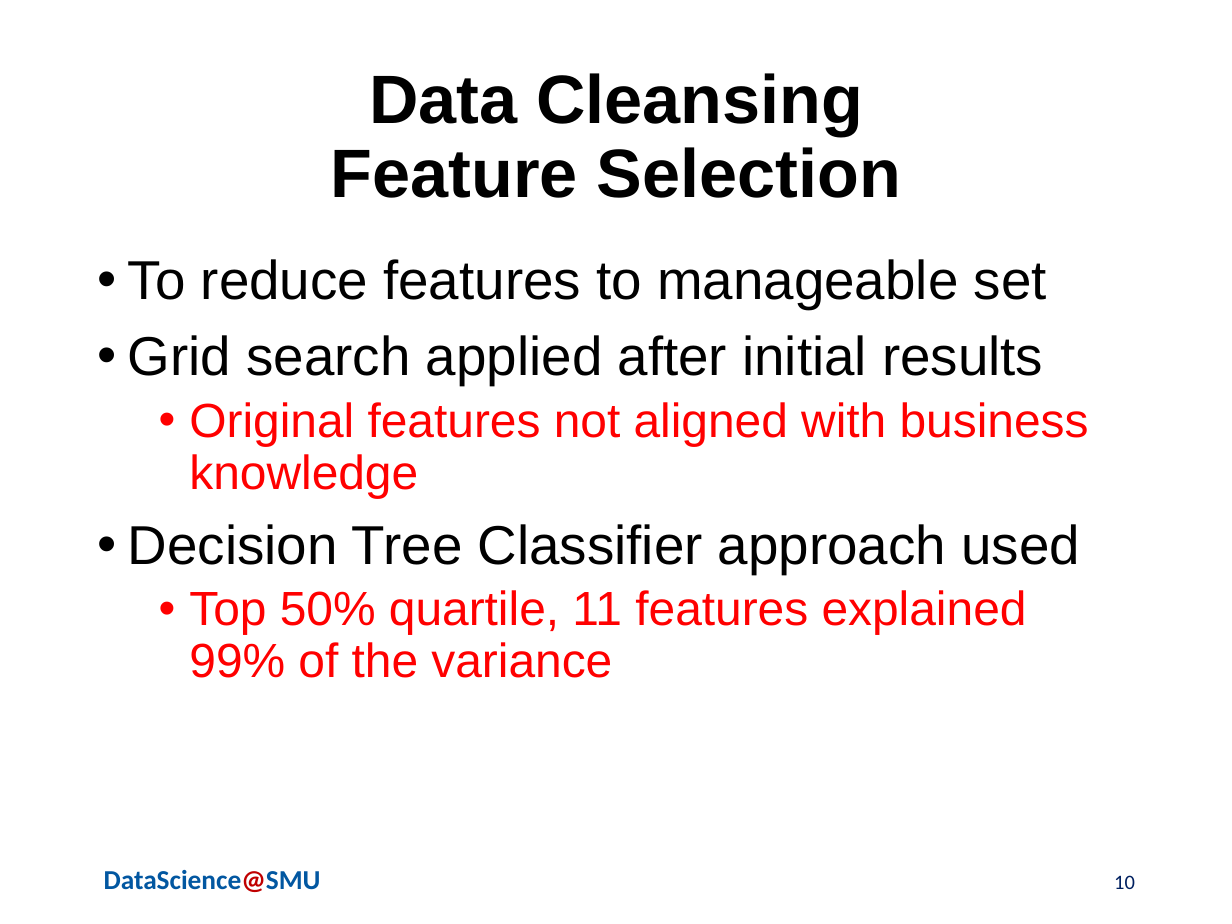
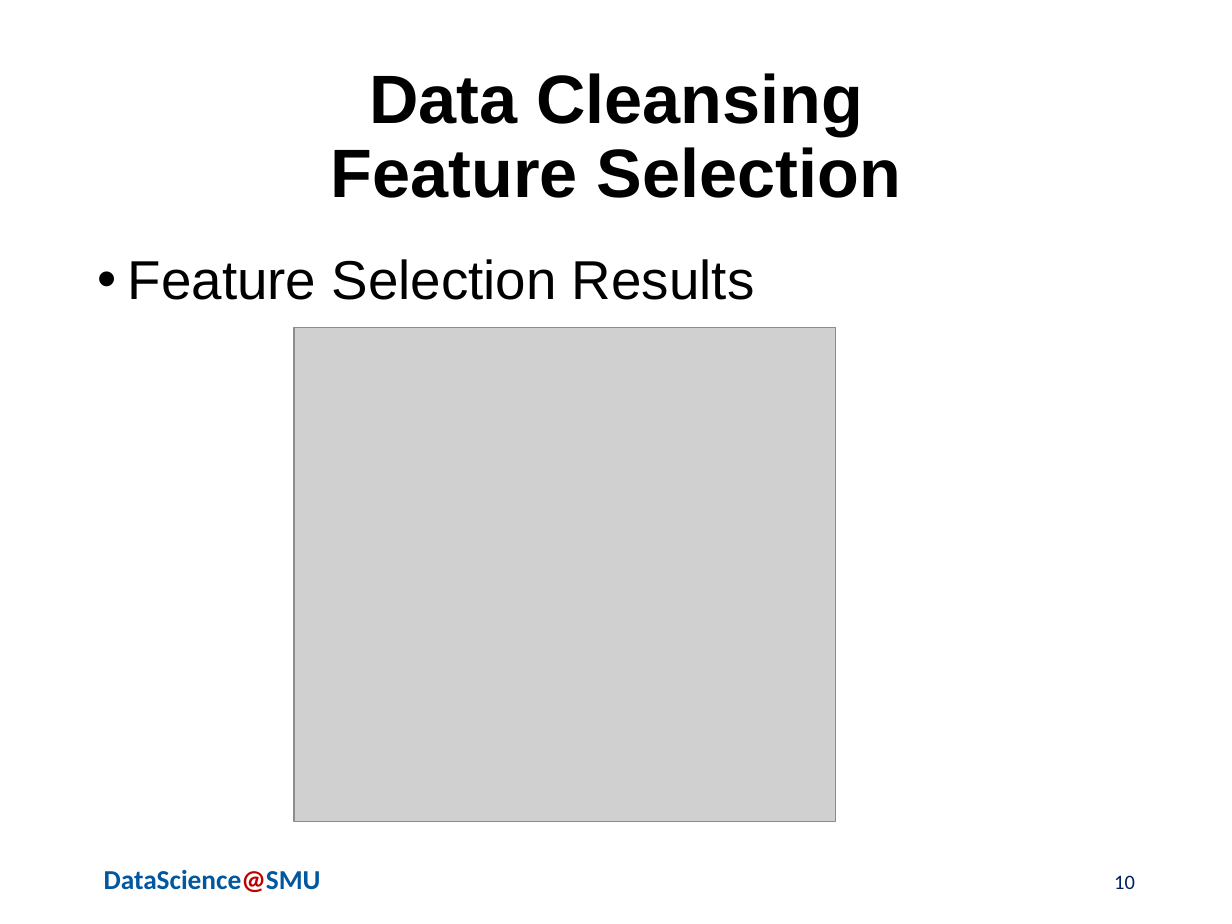
Before and after one commit to jvasquezDC/CapstoneA, a slide deck: slide 10 of LightningPresentation/Serna_Vasquez_Lightning_v1.pptx. Drawn at 1232x924 pixels with LibreOffice and Linux fonts; fonts in the diff are those of the drawing; grey boxes stand for pictures; background and template pictures are left out. Boxes give left, top, right and bottom in pixels: in the first picture for what was removed or moved away, otherwise in the second. Text is boxed around its words. In the diff, an @@ line names an element or a change of style, - is before the commit and + after.

Commit message:
updated with feature selections

```diff
--- a/LightningPresentation/Serna_Vasquez_Lightning_v1.pptx
+++ b/LightningPresentation/Serna_Vasquez_Lightning_v1.pptx
@@ text at bbox=[128, 259, 755, 300]: text changed @@
-• To reduce features to manageable set
-• Grid search applied after initial results
-  • Original features not aligned with business knowledge
-• Decision Tree Classifier approach used
-  • Top 50% quartile, 11 features explained 99% of the variance
+• Feature Selection Results
@@ picture added at bbox=[294, 328, 837, 822] @@
```
Also in this commit, not shown: 1 other slide changed.
